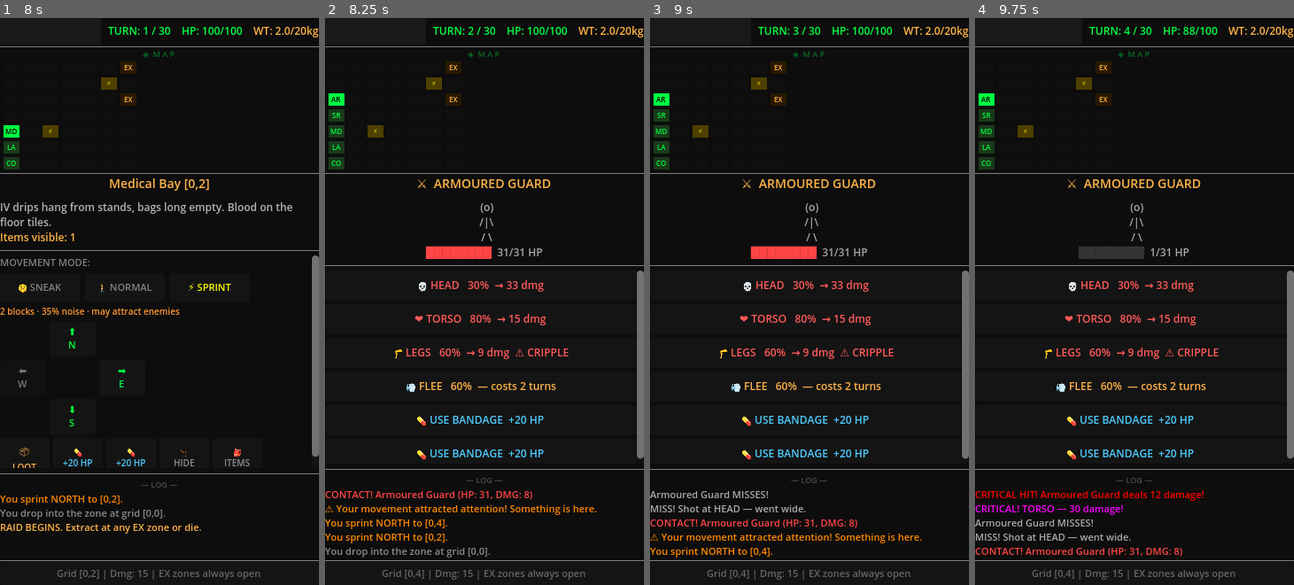
Above: before the commit, frames 1-4 (left to right).
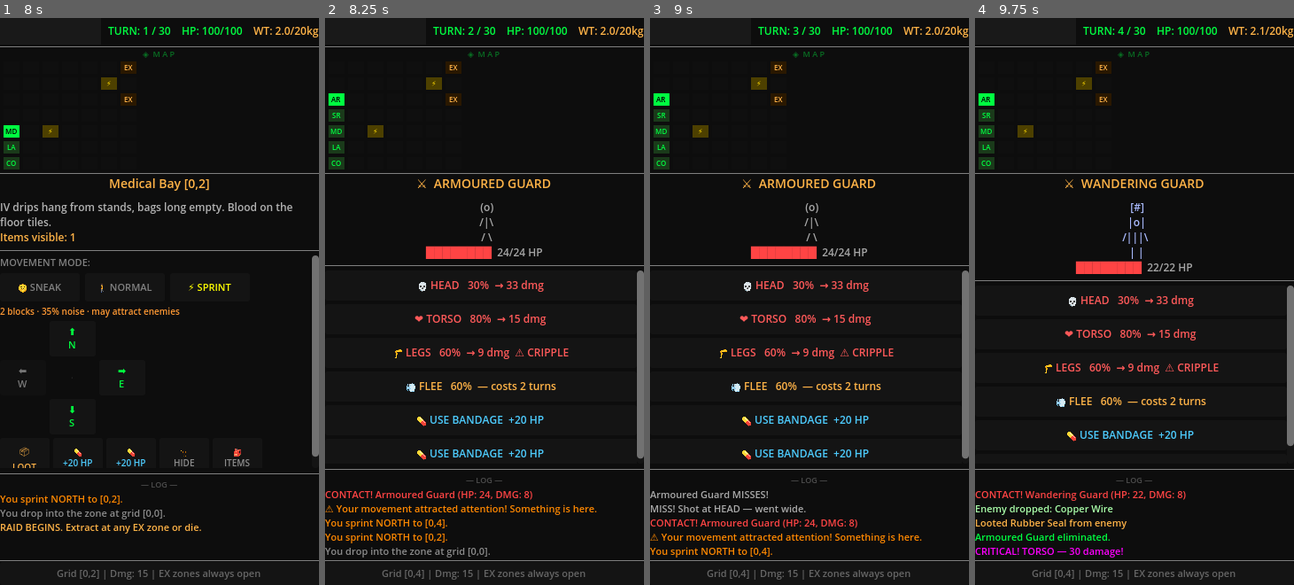
Above: after the commit, the same moments.

Repository: RJDray/Exfil
Game: Godot game, scene res://scenes/MainMenu.tscn
The game is run twice, just before and just after one commit, with the same random seed, the same clock (stepped at 60 frames per second) and the same inputs.
Inputs:
- Up to frame 1 (8 s): click "[ BEGIN RAID ]" at 0.5 s; click "🚶 NORMAL" at 1.25 s; click "🚶 NORMAL" at 2 s; click "🤫 SNEAK" at 2.75 s; click "⚡ SPRINT" at 3.5 s; click "⬆ N" at 4.25 s; click "🚶 NORMAL" at 5 s; click "🚶 NORMAL" at 5.75 s; click "🤫 SNEAK" at 6.5 s; click "⚡ SPRINT" at 7.25 s
- Up to frame 2 (8.25 s): click "⬆ N" at 8 s
- Up to frame 3 (9 s): click "💀 HEAD 30% → 33 dmg" at 8.75 s
- Up to frame 4 (9.75 s): click "❤️ TORSO 80% → 15 dmg" at 9.5 s

Frame 1 is identical in both runs. In frame 2, less than 0.1% of the frame differs, in the area x 48-63%, y 40-85%; in frame 3, less than 0.1%; in frame 4, 8.3%, in the area x 0-100%, y 1-96%.

Commit message:
balance: slash early enemy HP — 1-2 pistol shots to kill, gentle run_count scaling

Diff:
--- a/scripts/Raid.gd
+++ b/scripts/Raid.gd
@@ -8,9 +8,9 @@
 const NOISE_CHANCE := {"sneak": 0.0, "normal": 0.10, "sprint": 0.35}
 
 const WANDERING_ENEMIES := [
-	{"name": "Scav Patrol", "hp": 35, "damage": 8, "xp_value": 30, "desc": "A roaming scav drawn by noise."},
-	{"name": "Wandering Guard", "hp": 45, "damage": 9, "xp_value": 35, "desc": "A guard who heard something."},
-	{"name": "Alert Sentry", "hp": 30, "damage": 12, "xp_value": 40, "desc": "Highly trained. On high alert."},
+	{"name": "Scav Patrol", "hp": 18, "damage": 6, "xp_value": 30, "desc": "A roaming scav drawn by noise."},
+	{"name": "Wandering Guard", "hp": 22, "damage": 8, "xp_value": 35, "desc": "A guard who heard something."},
+	{"name": "Alert Sentry", "hp": 20, "damage": 10, "xp_value": 40, "desc": "Highly trained. On high alert."},
 ]
 
 # VATS-style targeting — body parts shared by all human enemies
@@ -161,10 +161,10 @@
 ]
 
 const POI_BOSSES := [
-	{"name": "Scav Boss", "hp": 90, "damage": 14, "xp": 200, "desc": "A heavily-armed scavenger leader."},
-	{"name": "Rival Operative", "hp": 80, "damage": 16, "xp": 200, "desc": "Trained and dangerous. Here for the same loot."},
-	{"name": "Military Elite", "hp": 110, "damage": 13, "xp": 250, "desc": "Former special forces. Not happy to see you."},
-	{"name": "Cult Enforcer", "hp": 95, "damage": 12, "xp": 200, "desc": "Fanatical. Heavily armoured. Unpredictable."},
+	{"name": "Scav Boss", "hp": 55, "damage": 12, "xp": 200, "desc": "A heavily-armed scavenger leader."},
+	{"name": "Rival Operative", "hp": 50, "damage": 14, "xp": 200, "desc": "Trained and dangerous. Here for the same loot."},
+	{"name": "Military Elite", "hp": 70, "damage": 12, "xp": 250, "desc": "Former special forces. Not happy to see you."},
+	{"name": "Cult Enforcer", "hp": 60, "damage": 11, "xp": 200, "desc": "Fanatical. Heavily armoured. Unpredictable."},
 ]
 
 
@@ -272,19 +272,19 @@
 			tier = "Scav"
 
 		var names: Array = ENEMY_NAMES_BY_TIER[tier]
-		# HP tuned so a 15-dmg pistol kills in 1-2 shots (Scav), 2 (Armoured), 2-3 (Elite)
+		# HP tuned: early raids are easy — 15-dmg pistol kills Scav in 1 shot, scales up after run 3
 		var base_hp: int
 		var base_dmg: int
 		match tier:
 			"Scav":
-				base_hp = randi_range(10, 18) + GameData.run_count * 3
-				base_dmg = randi_range(3, 7) + GameData.run_count
+				base_hp = randi_range(8, 12) + GameData.run_count * 2
+				base_dmg = randi_range(3, 6) + GameData.run_count
 			"Armoured":
-				base_hp = randi_range(22, 30) + GameData.run_count * 4
-				base_dmg = randi_range(7, 12) + GameData.run_count
+				base_hp = randi_range(16, 22) + GameData.run_count * 3
+				base_dmg = randi_range(6, 10) + GameData.run_count
 			_: # Elite
-				base_hp = randi_range(38, 55) + GameData.run_count * 5
-				base_dmg = randi_range(12, 18) + GameData.run_count * 2
+				base_hp = randi_range(28, 38) + GameData.run_count * 4
+				base_dmg = randi_range(10, 15) + GameData.run_count * 2
 		enemies.append({
 			"name": names[randi() % names.size()],
 			"hp": base_hp,
